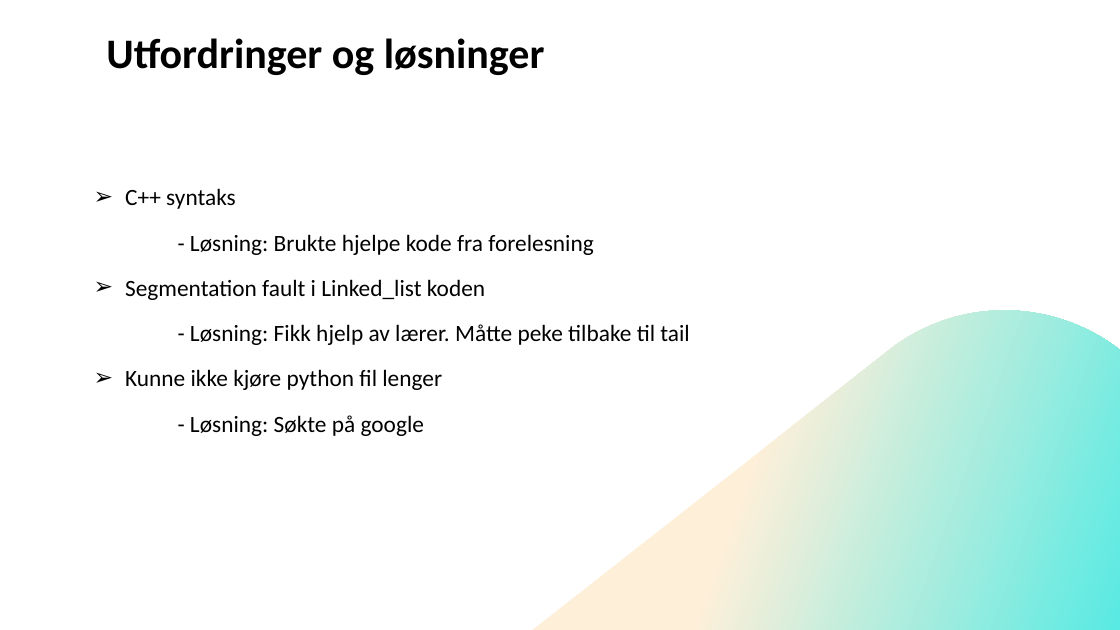
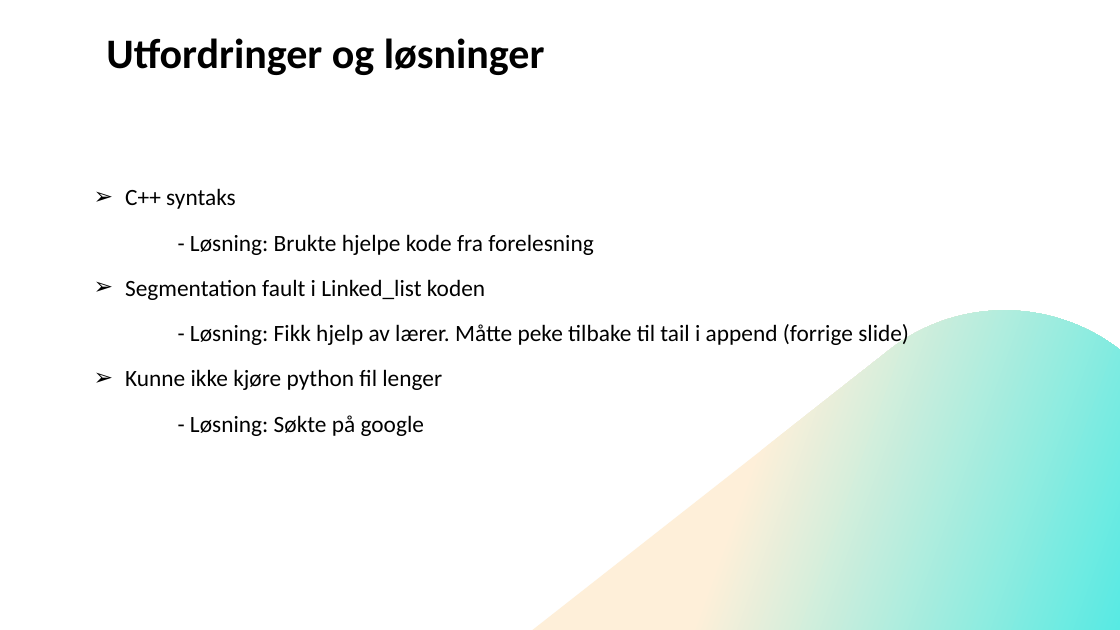
Before and after one commit to MinaSheikhi/H22_exam_minashe, a slide deck: slide 4 of prosjekt2.pptx. Drawn at 1120x630 pixels with LibreOffice and Linux fonts; fonts in the diff are those of the drawing. Boxes give left, top, right and bottom in pixels: in the first picture for what was removed or moved away, otherwise in the second. Text is boxed around its words. In the diff, an @@ line names an element or a change of style, - is before the commit and + after.

```diff
--- a/prosjekt2.pptx
+++ b/prosjekt2.pptx
@@ subtitle at (190, 324, 909, 347): text changed @@
-- Løsning: Fikk hjelp av lærer. Måtte peke tilbake til tail
+- Løsning: Fikk hjelp av lærer. Måtte peke tilbake til tail i append (forrige slide)
```
Also in this commit, not shown: 3 other slides changed, 1 other file.
